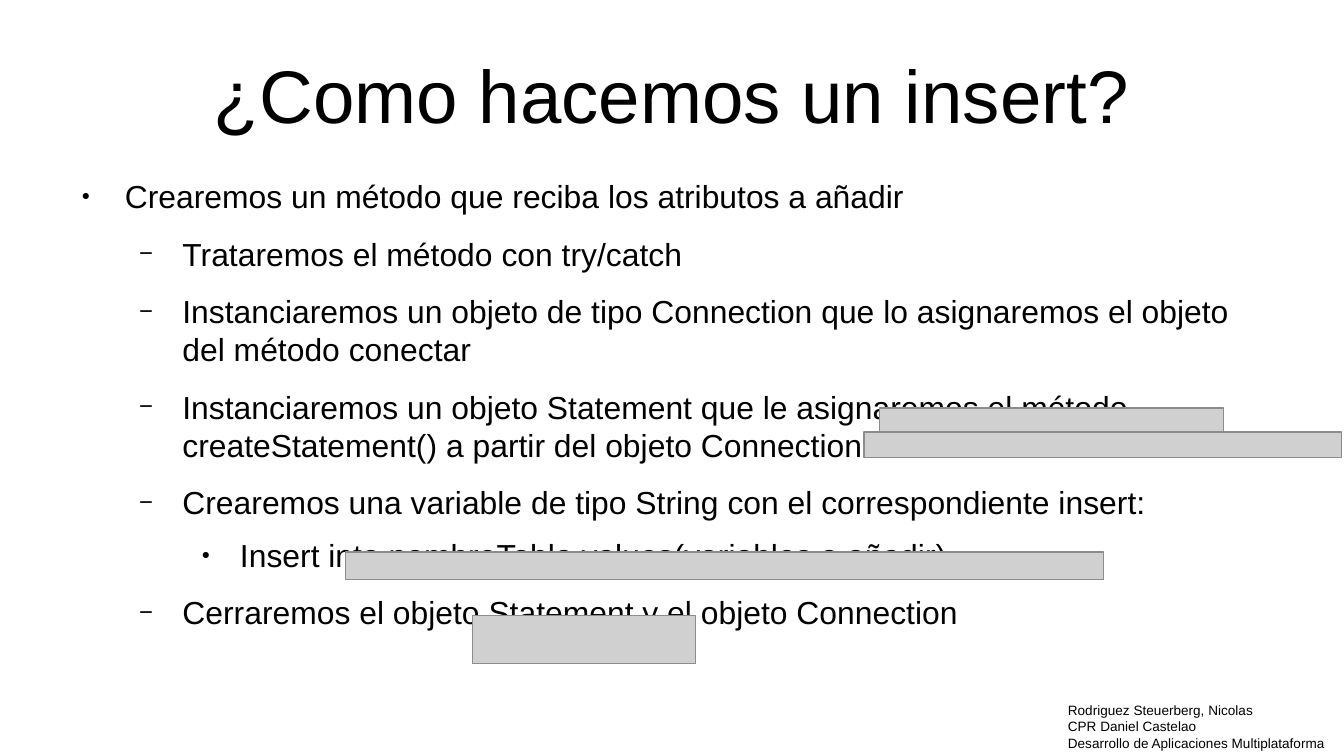
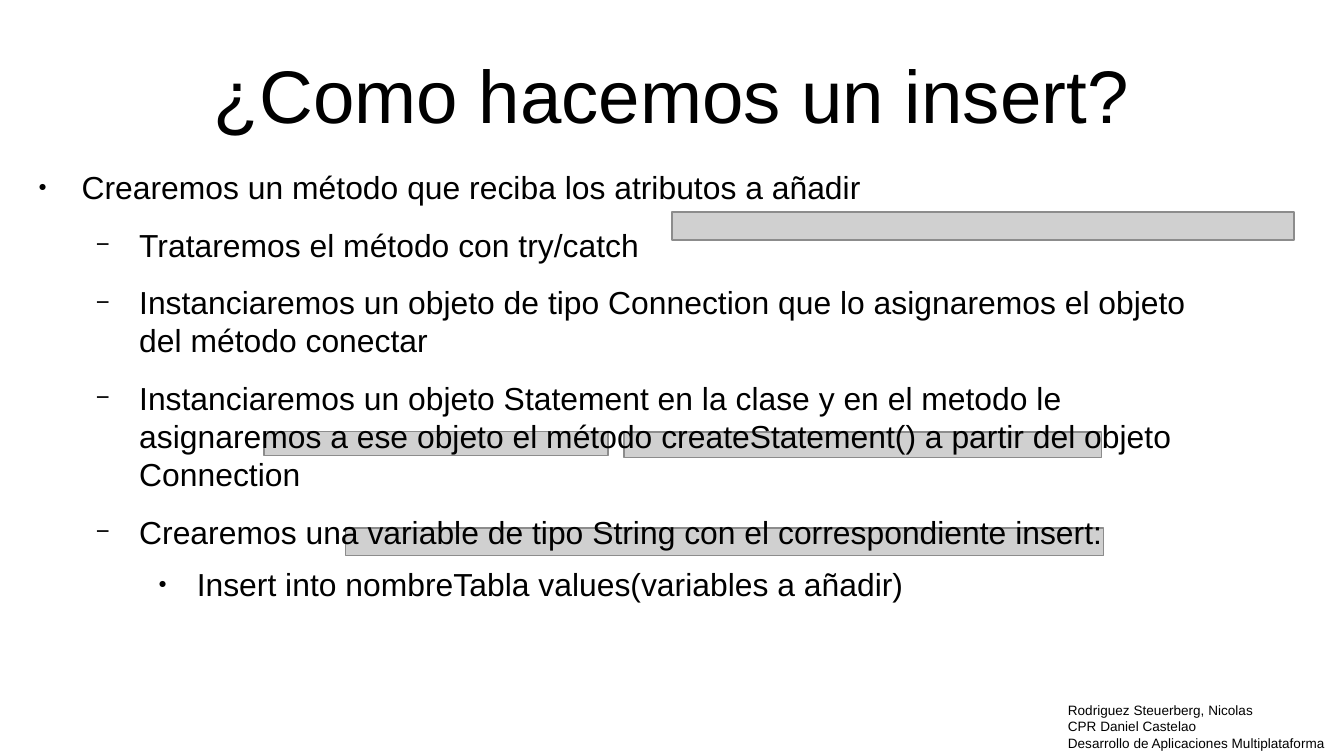
Before and after one commit to NicolasRodriguezSteuerberg/CosasPc, a slide deck: slide 6 of Programación/3evaluacion/baseDatos/RodriguezSteuerber,Nicolas_ManualBaseDeDatos.odp. Drawn at 1344x756 pixels with LibreOffice and Linux fonts; fonts in the diff are those of the drawing; grey boxes stand for pictures. Boxes give left, top, right and bottom in pixels: in the first picture for what was removed or moved away, otherwise in the second. Text is boxed around its words. In the diff, an @@ line names an element or a change of style, - is before the commit and + after.

```diff
--- a/Programación/3evaluacion/baseDatos/RodriguezSteuerber,Nicolas_ManualBaseDeDatos.odp
+++ b/Programación/3evaluacion/baseDatos/RodriguezSteuerber,Nicolas_ManualBaseDeDatos.odp
@@ text "Crearemos un método que reciba ...": place and size @@
-text "Crearemos un método que reciba ..." at [125, 184, 1229, 631]
+text "Crearemos un método que reciba ..." at [82, 175, 1185, 603]
@@ picture: place and size @@
-picture at [473, 616, 696, 665]
+picture at [672, 212, 1294, 240]
@@ text at [139, 387, 1171, 487]: text changed @@
-  − Instanciaremos un objeto Statement que le asignaremos el método createStatement() a partir del objeto Connection
+  − Instanciaremos un objeto Statement en la clase y en el metodo le asignaremos a ese objeto el método createStatement() a partir del objeto Connection
@@ picture: place and size @@
-picture at [865, 432, 1343, 457]
+picture at [265, 432, 609, 456]
@@ picture: place and size @@
-picture at [881, 409, 1224, 433]
+picture at [624, 432, 1103, 457]
@@ picture: place and size @@
-picture at [346, 552, 1105, 581]
+picture at [346, 528, 1105, 556]
@@ text at [182, 599, 957, 631]: paragraph removed @@
-  − Cerraremos el objeto Statement y el objeto Connection
```
Also in this commit, not shown: 2 other slides changed, 1 other file.
